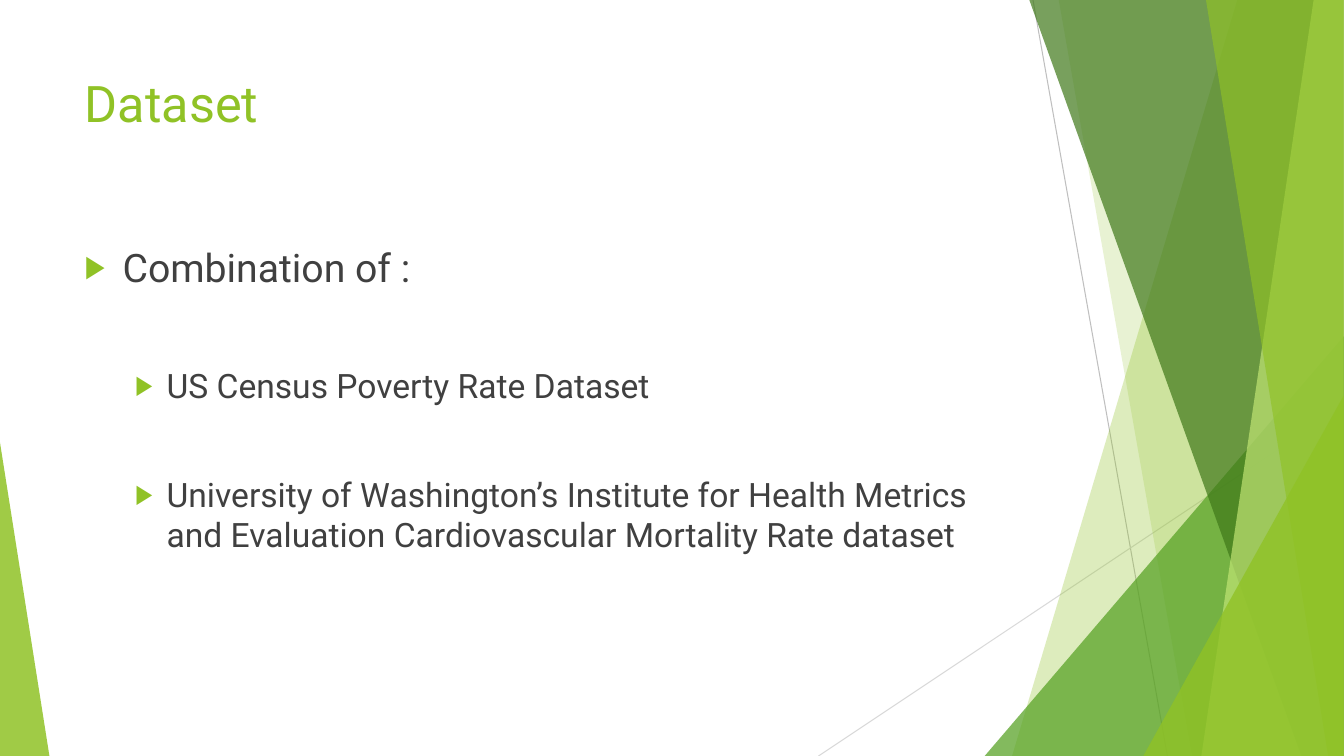
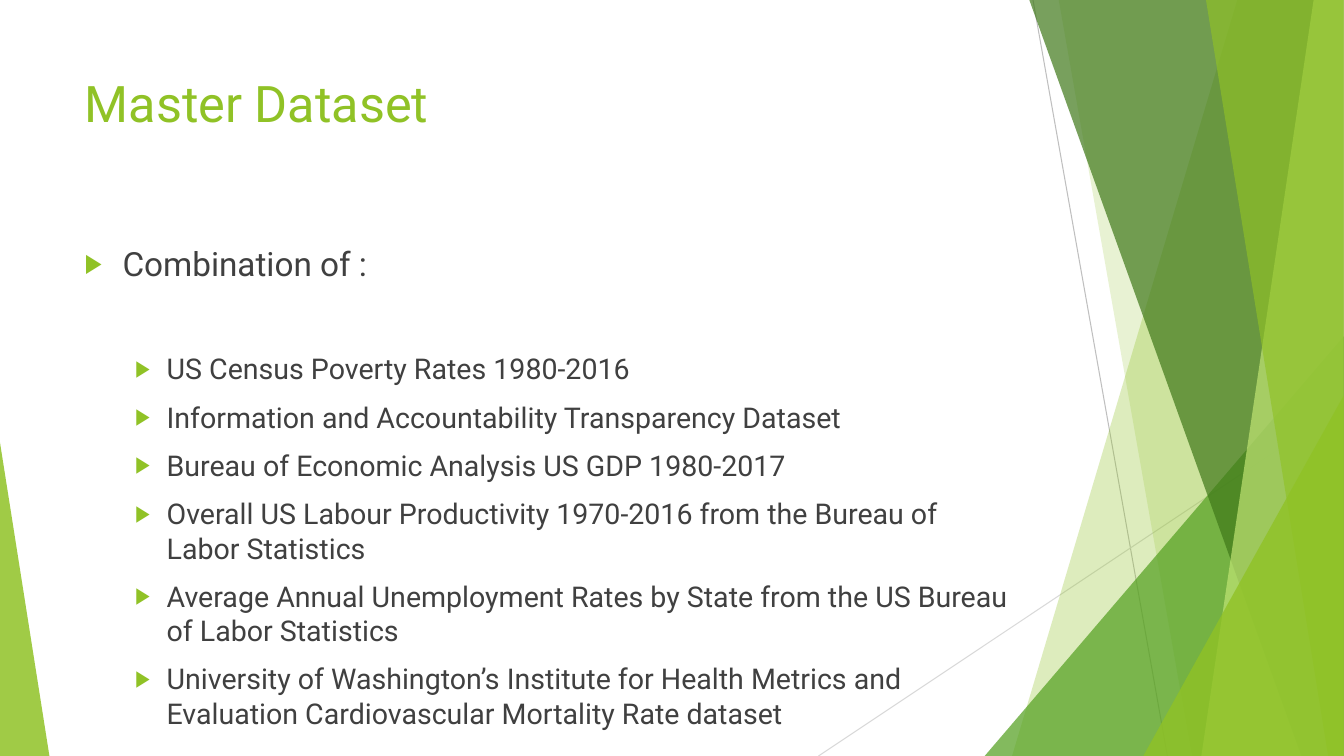
Before and after one commit to littlesiagoy/Springboard-Capstone-1, a slide deck: slide 6 of Capstone 1 Slidedeck.pptx. Drawn at 1344x756 pixels with LibreOffice and Linux fonts; fonts in the diff are those of the drawing. Boxes give left, top, right and bottom in pixels: in the first picture for what was removed or moved away, otherwise in the second. Text is boxed around its words. In the diff, an @@ line names an element or a change of style, - is before the commit and + after.

```diff
--- a/Capstone 1 Slidedeck.pptx
+++ b/Capstone 1 Slidedeck.pptx
@@ title at (85, 86, 428, 123): text changed @@
-Dataset
+Master Dataset
@@ text at (123, 250, 901, 730): size 28 to 23.8 pt in "Combination of :"; size 24 to 20.4 pt in "University of Washington’s Institute for Health Metrics ..." @@
@@ text at (167, 358, 1007, 642): text changed; size 24 to 20.4 pt @@
-  ▶ US Census Poverty Rate Dataset
+  ▶ US Census Poverty Rates 1980-2016
+  ▶ Information and Accountability Transparency Dataset
+  ▶ Bureau of Economic Analysis US GDP 1980-2017
+  ▶ Overall US Labour Productivity 1970-2016 from the Bureau of Labor Statistics
+  ▶ Average Annual Unemployment Rates by State from the US Bureau of Labor Statistics
```
Also in this commit, not shown: 11 other slides changed, 5 slides added, 4 slides removed, 18 other files.
